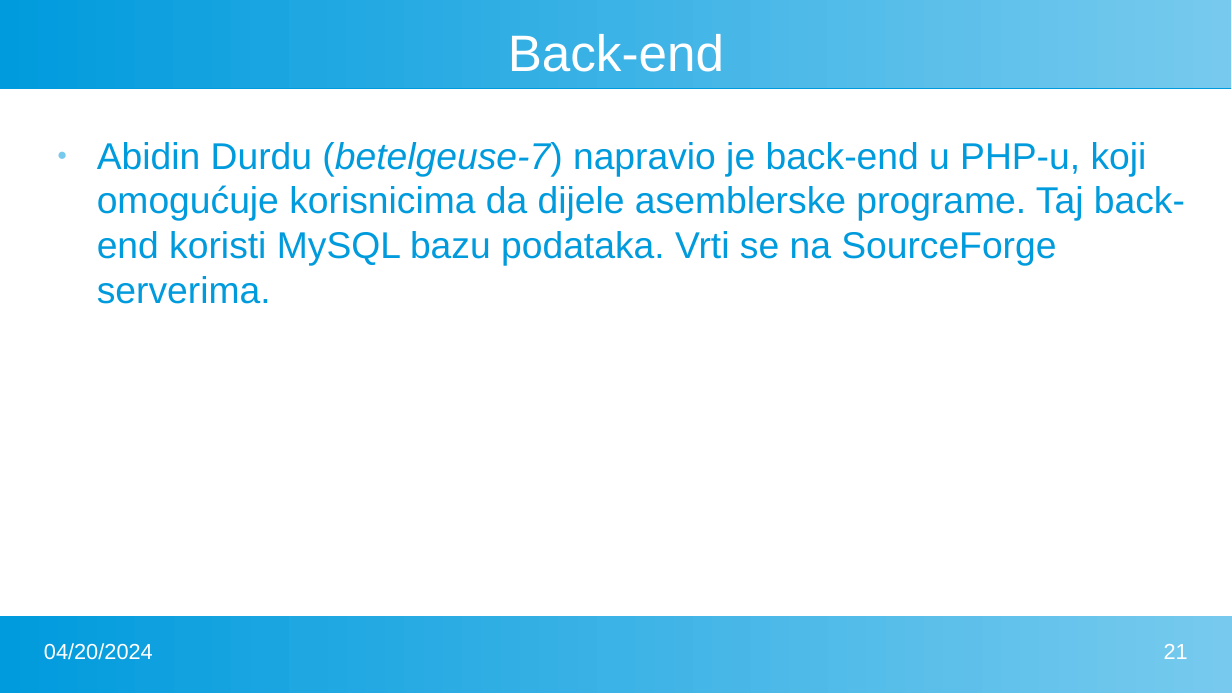
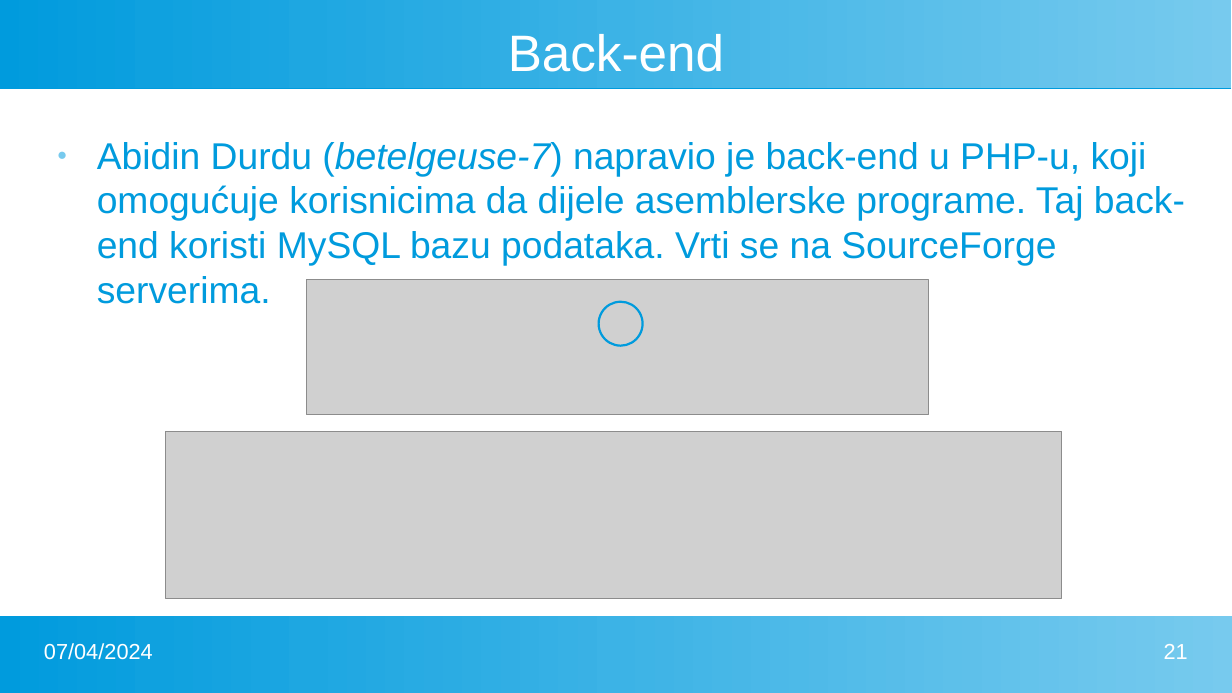
Before and after one commit to FlatAssembler/PicoBlaze_Simulator_in_JS, a slide deck: slide 21 of seminar/PicoBlaze.pptx. Drawn at 1232x693 pixels with LibreOffice and Linux fonts; fonts in the diff are those of the drawing; grey boxes stand for pictures. Boxes give left, top, right and bottom in pixels: in the first picture for what was removed or moved away, otherwise in the second. Text is boxed around its words. In the diff, an @@ line names an element or a change of style, - is before the commit and + after.

Commit message:
Added the image of the dialog box to the presentation

```diff
--- a/seminar/PicoBlaze.pptx
+++ b/seminar/PicoBlaze.pptx
@@ picture added at [306,279,929,415] @@
@@ ellipse added at [599,302,643,345], outline #009BDD 1.42 pt @@
@@ picture added at [165,432,1062,599] @@
@@ text at [44,643,153,660]: text changed @@
-04/20/2024
+07/04/2024
```
Also in this commit, not shown: 21 other slides changed, 1 other file.
